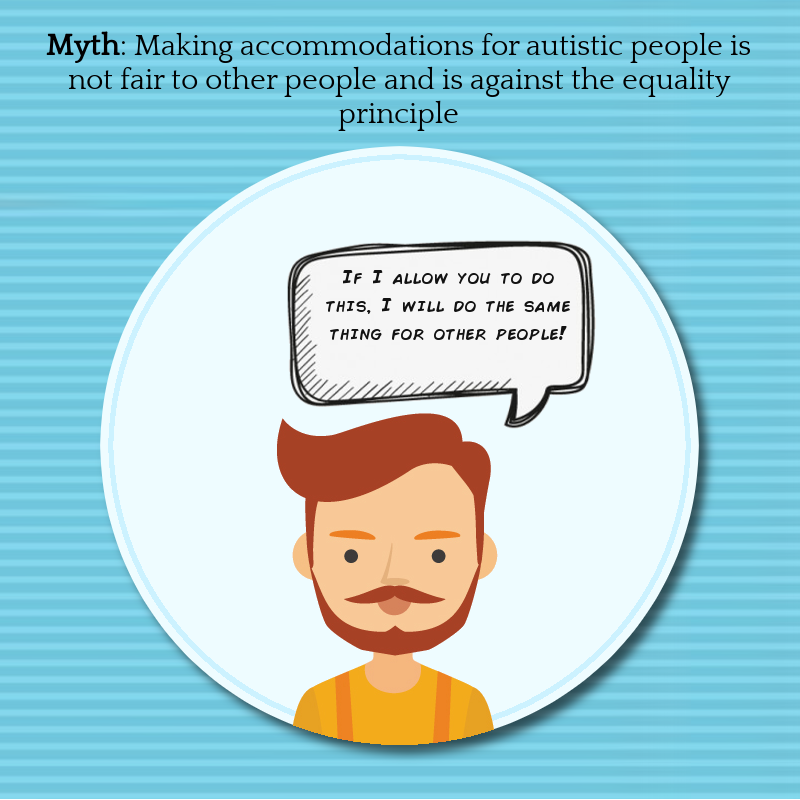
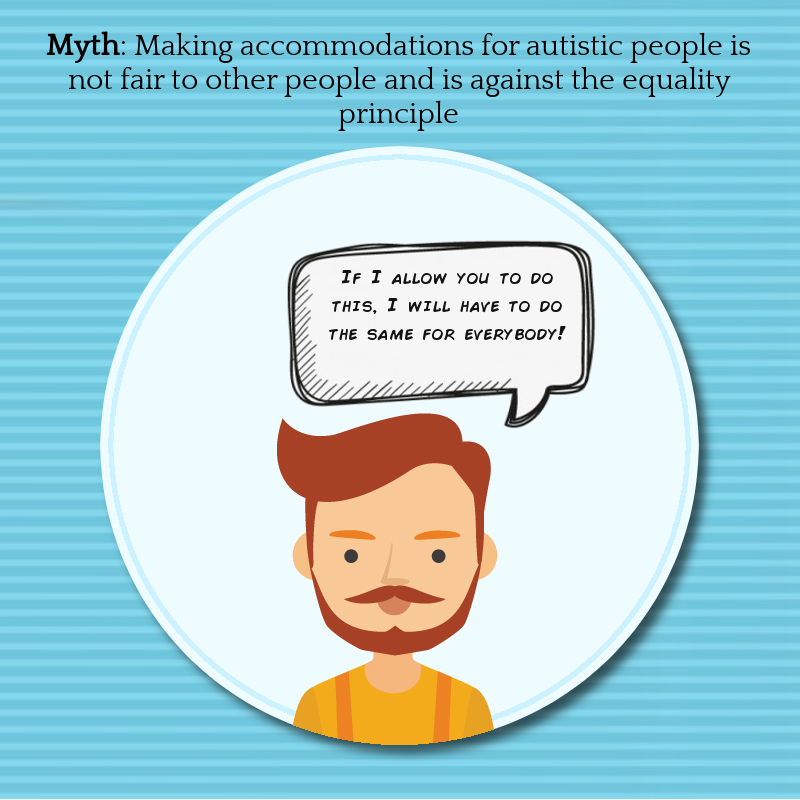
Layers edited between the first and the second 800px x 800px image:
painted on "If I allow you to do this, I w..." over [326, 270, 570, 341]
